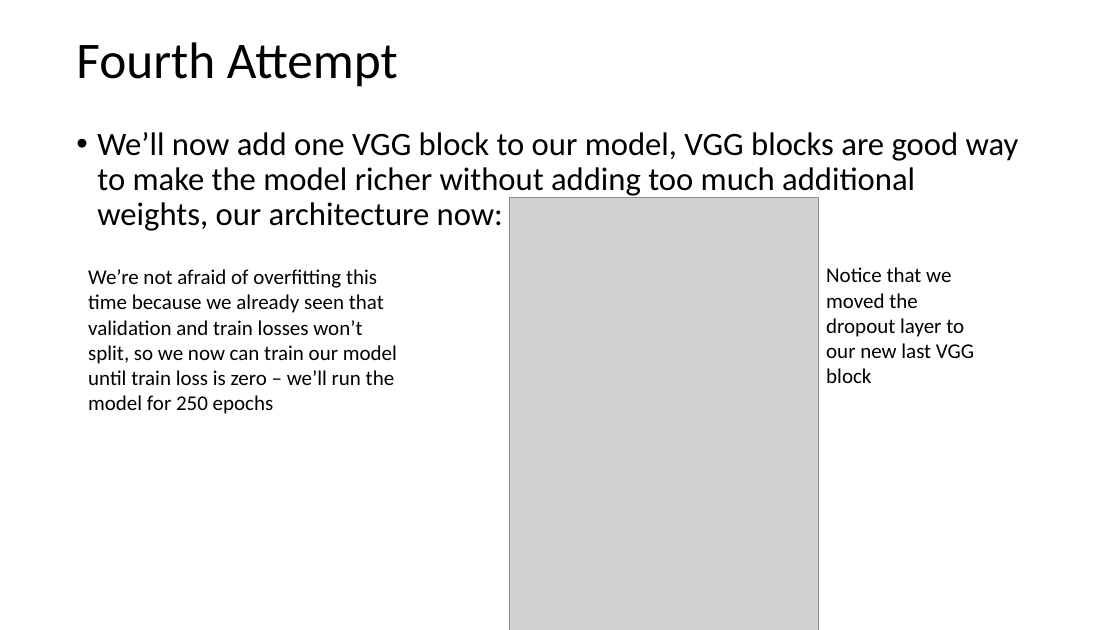
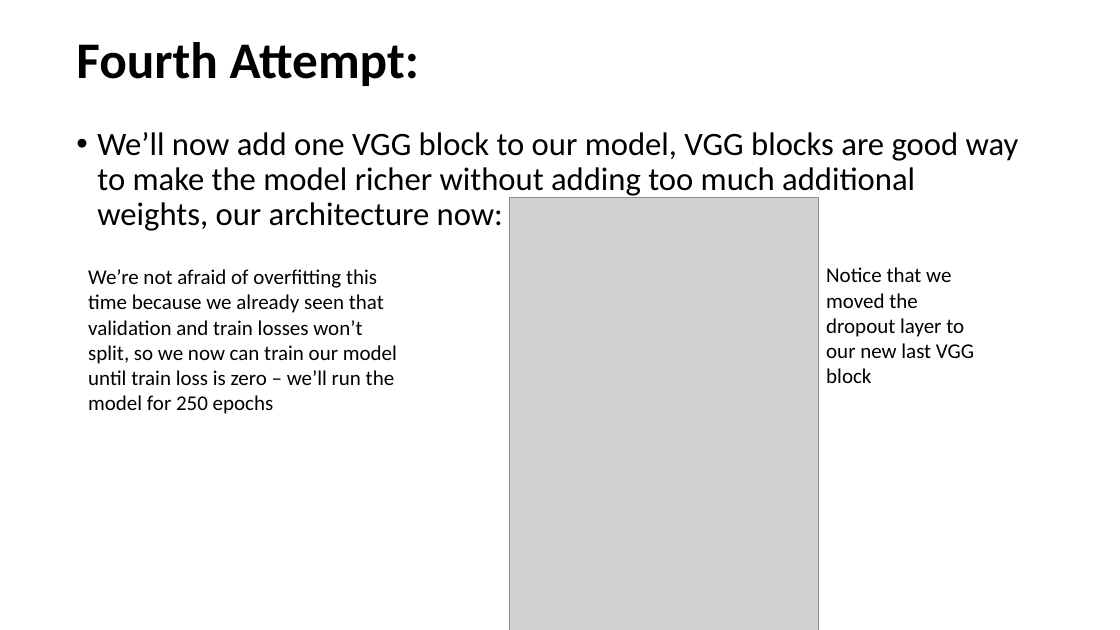
Before and after one commit to EvgenyVendrov/DeepLearningCourse, a slide deck: slide 12 of CNN/proj_pres.pptx. Drawn at 1120x630 pixels with LibreOffice and Linux fonts; fonts in the diff are those of the drawing; grey boxes stand for pictures. Boxes give left, top, right and bottom in pixels: in the first picture for what was removed or moved away, otherwise in the second. Text is boxed around its words. In the diff, an @@ line names an element or a change of style, - is before the commit and + after.

```diff
--- a/CNN/proj_pres.pptx
+++ b/CNN/proj_pres.pptx
@@ title at <box>76,42,419,86</box>: text changed; bold on @@
-Fourth Attempt
+Fourth Attempt:
```
Also in this commit, not shown: 7 other slides changed, 1 other file.
